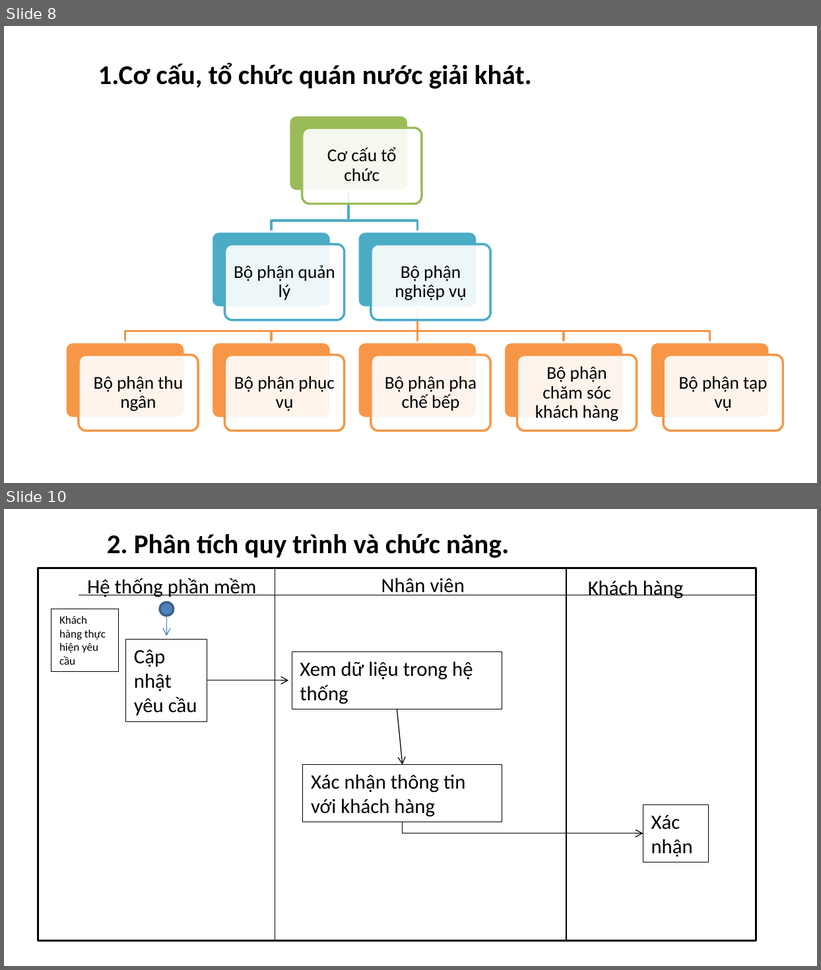
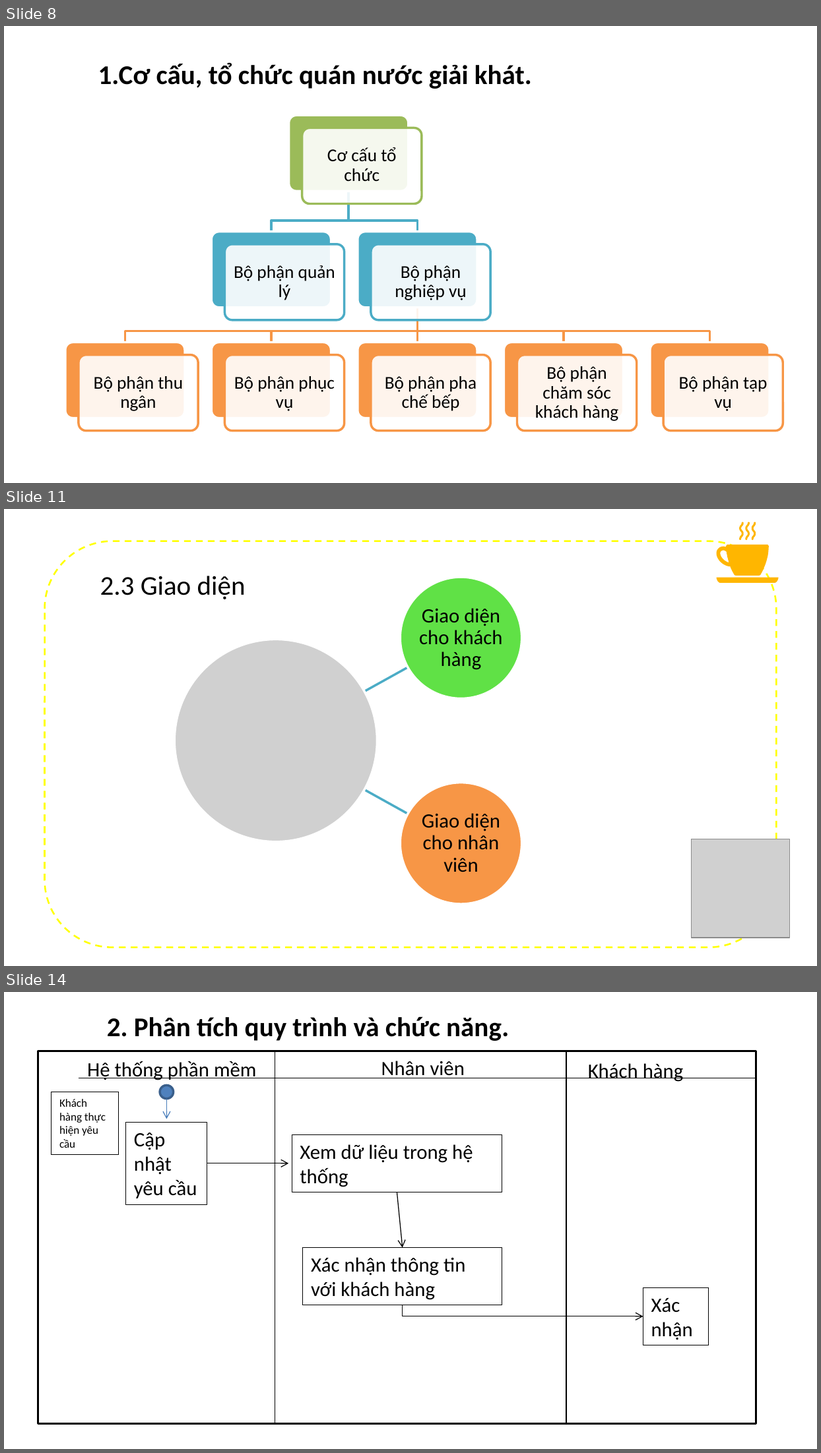
Before and after one commit to datduong97/Congnghephanmem, a slide deck: bccnpm2.pptx. Shown one above the other, each under a label of ours: slides 8 and 10 before the commit, slides 8, 11 and 14 after it; the slides between them are not shown. The pictures are 821x970 and 821x1453 pixels, drawn with LibreOffice and Linux fonts; fonts in the diff are those of the drawing; grey boxes stand for pictures; background and template pictures are left out. Boxes give left, top, right and bottom in pixels: in the first picture for what was removed or moved away, otherwise in the second. Text is boxed around its words. In the diff, an @@ line names an element or a change of style, - is before the commit and + after.

```diff
--- a/bccnpm2.pptx
+++ b/bccnpm2.pptx
@@ slide 11 added at bbox=[4, 509, 817, 966], background picture (left out) @@
@@ group added at bbox=[716, 522, 778, 583]: 5 freeform shapes @@
@@ rounded rectangle added at bbox=[45, 541, 776, 948], outline #FFFF00 1.5 pt dashed @@
@@ text added at bbox=[100, 576, 246, 599], 24 pt, text #000000 @@
+2.3 Giao diện
@@ group added at bbox=[175, 577, 522, 905]: 2 freeform shapes, 2 ellipses, 2 texts, 1 picture @@
+Giao diện cho khách hàng
+Giao diện cho nhân viên
@@ picture added at bbox=[691, 839, 789, 937] @@
@@ what was slide 10 is now slide 14 @@
```
Also in this commit, not shown: 2 slides changed, 3 other slides added, 1 other file.
